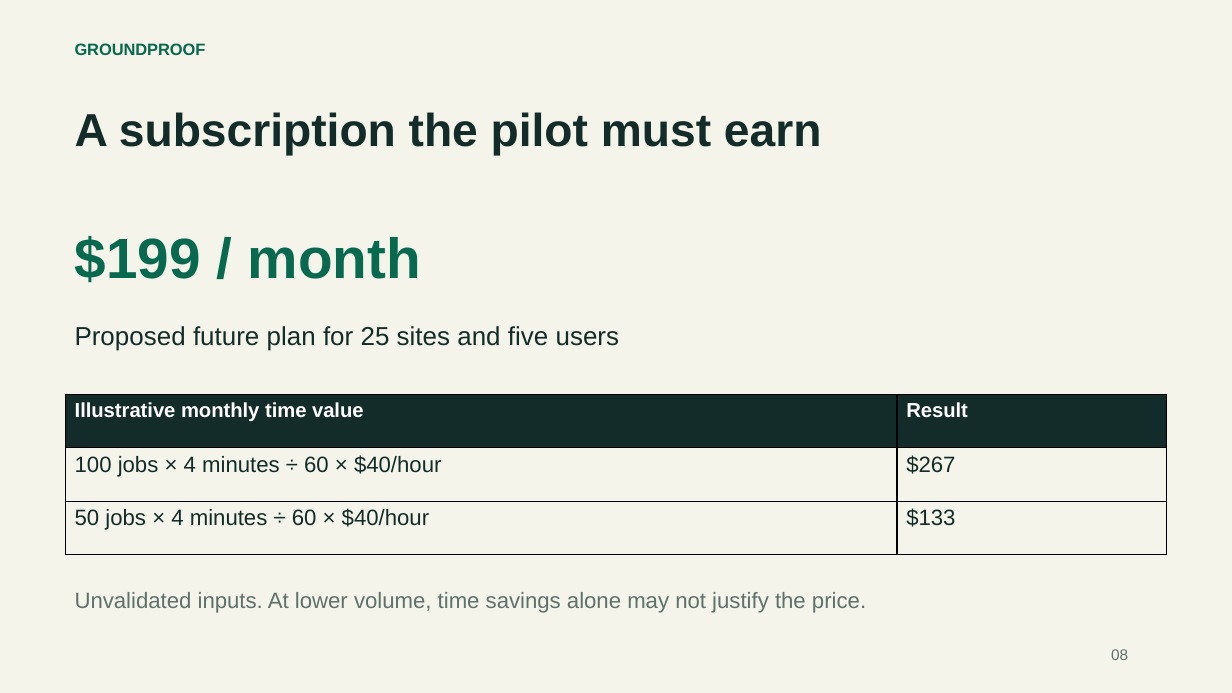
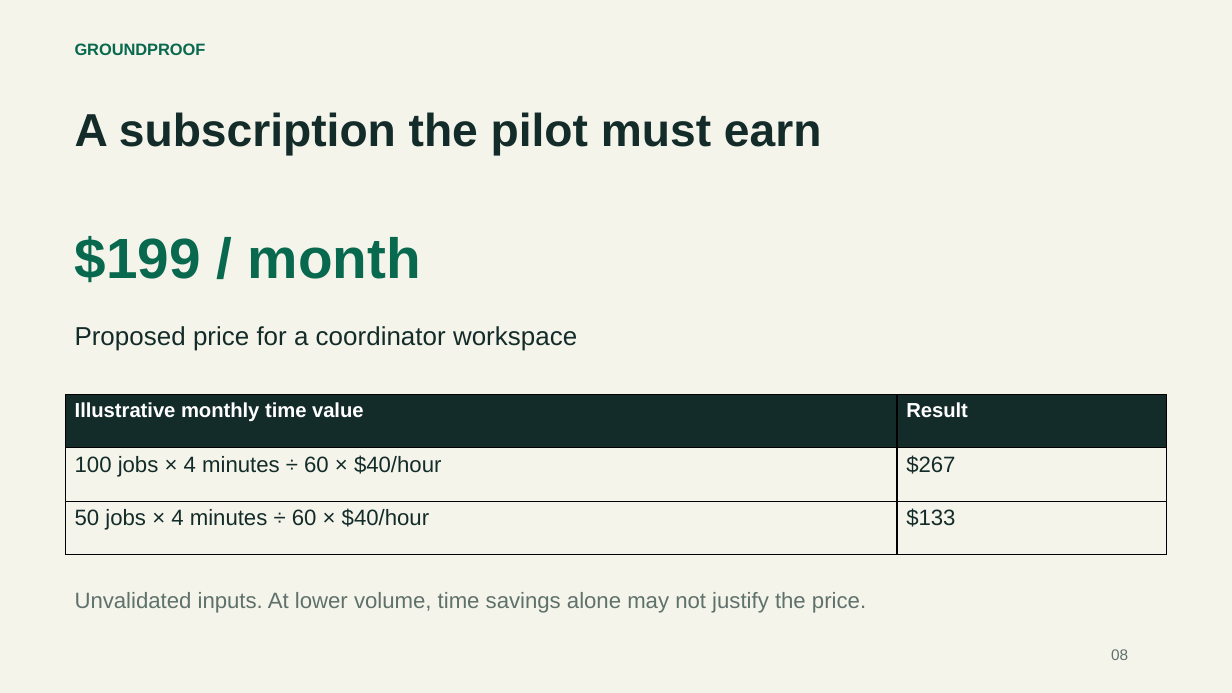
Before and after one commit to shi1720/HTCJ, a slide deck: slide 8 of docs/deliverables/groundproof-pitch.pptx. Drawn at 1232x693 pixels with LibreOffice and Linux fonts; fonts in the diff are those of the drawing. Boxes give left, top, right and bottom in pixels: in the first picture for what was removed or moved away, otherwise in the second. Text is boxed around its words. In the diff, an @@ line names an element or a change of style, - is before the commit and + after.

```diff
--- a/docs/deliverables/groundproof-pitch.pptx
+++ b/docs/deliverables/groundproof-pitch.pptx
@@ text at [75, 326, 577, 351]: text changed @@
-Proposed future plan for 25 sites and five users
+Proposed price for a coordinator workspace
```
Also in this commit, not shown: 4 other slides changed, 33 other files.
